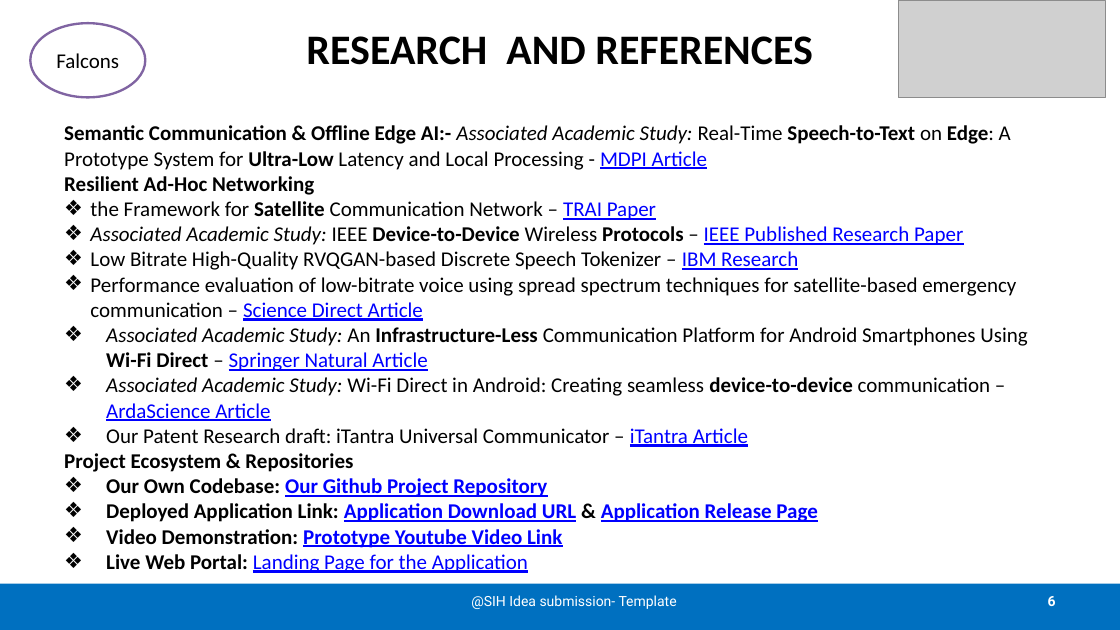
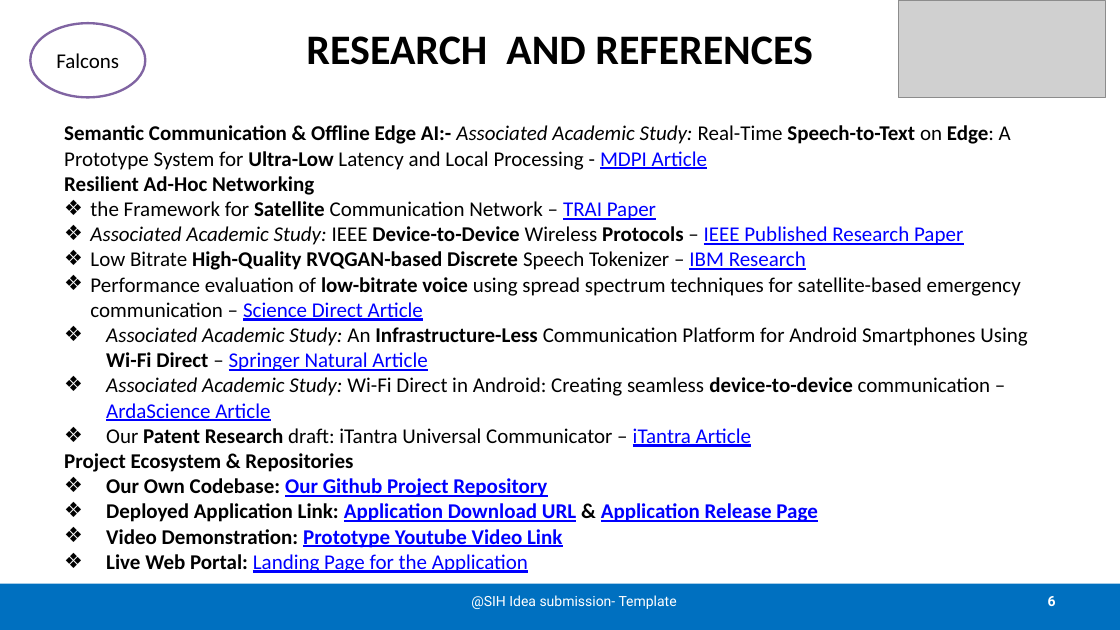
Before and after one commit to Precise-Goals/iTantra-Communication-Ecosystem, a slide deck: slide 6 of Falcons_SIH26173_iTantra.pptx. Drawn at 1120x630 pixels with LibreOffice and Linux fonts; fonts in the diff are those of the drawing; grey boxes stand for pictures. Boxes give left, top, right and bottom in pixels: in the first picture for what was removed or moved away, otherwise in the second. Text is boxed around its words. In the diff, an @@ line names an element or a change of style, - is before the commit and + after.

```diff
--- a/Falcons_SIH26173_iTantra.pptx
+++ b/Falcons_SIH26173_iTantra.pptx
@@ text at (x1=90, y1=251, x2=1021, y2=447): bold on in "High-Quality RVQGAN-based Discrete", "low-bitrate voice", "Patent Research" @@
```
Also in this commit, not shown: 3 other slides changed, 6 other files.
